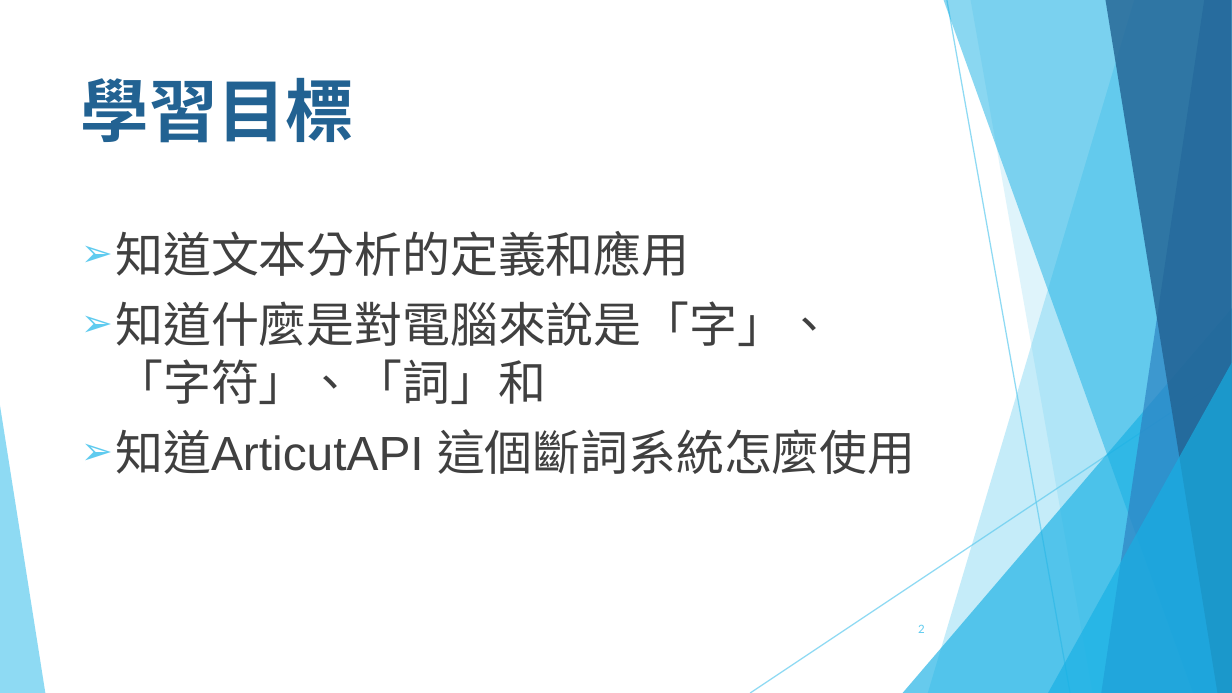
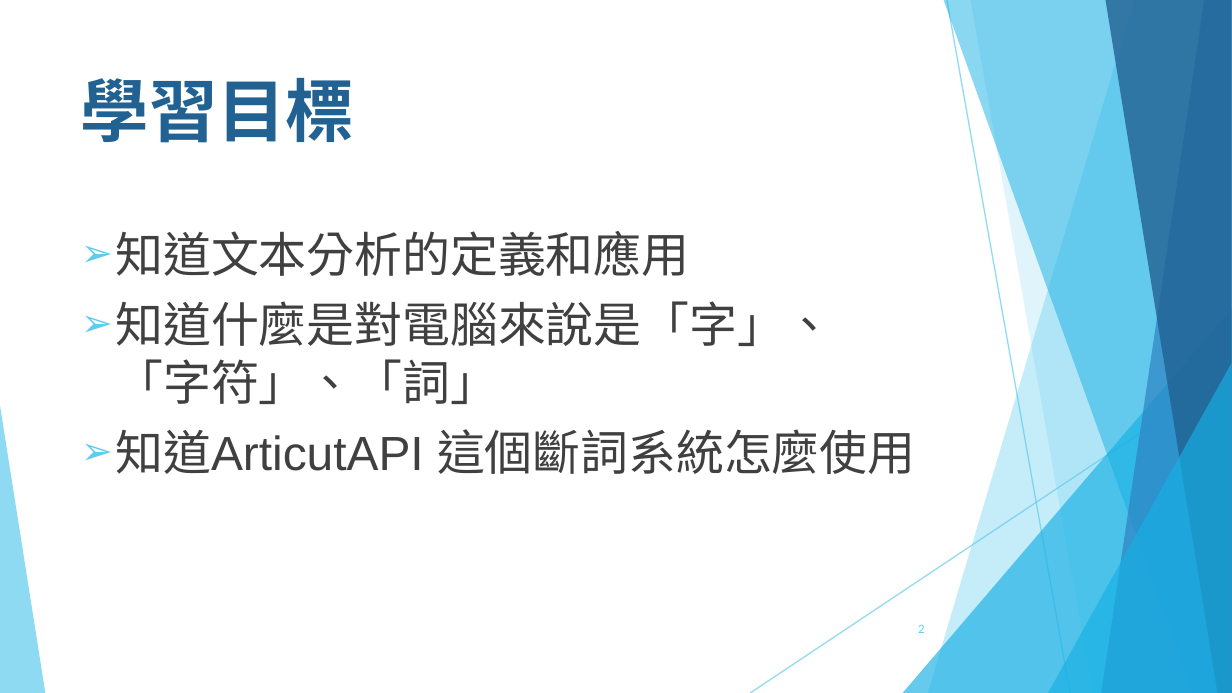
Before and after one commit to howardsukuan/textual-data-analysis-python, a slide deck: slide 2 of week01/文本分析與程式設計Week01_draft1.pptx. Drawn at 1232x693 pixels with LibreOffice and Linux fonts; fonts in the diff are those of the drawing. Boxes give left, top, right and bottom in pixels: in the first picture for what was removed or moved away, otherwise in the second. Text is boxed around its words. In the diff, an @@ line names an element or a change of style, - is before the commit and + after.

```diff
--- a/week01/文本分析與程式設計Week01_draft1.pptx
+++ b/week01/文本分析與程式設計Week01_draft1.pptx
@@ text at box(115, 301, 833, 404): text changed @@
-➢ 知道什麼是對電腦來說是「字」、「字符」、「詞」和
+➢ 知道什麼是對電腦來說是「字」、「字符」、「詞」
```
Also in this commit, not shown: 5 other slides changed, 10 slides added, 2 slides removed.
